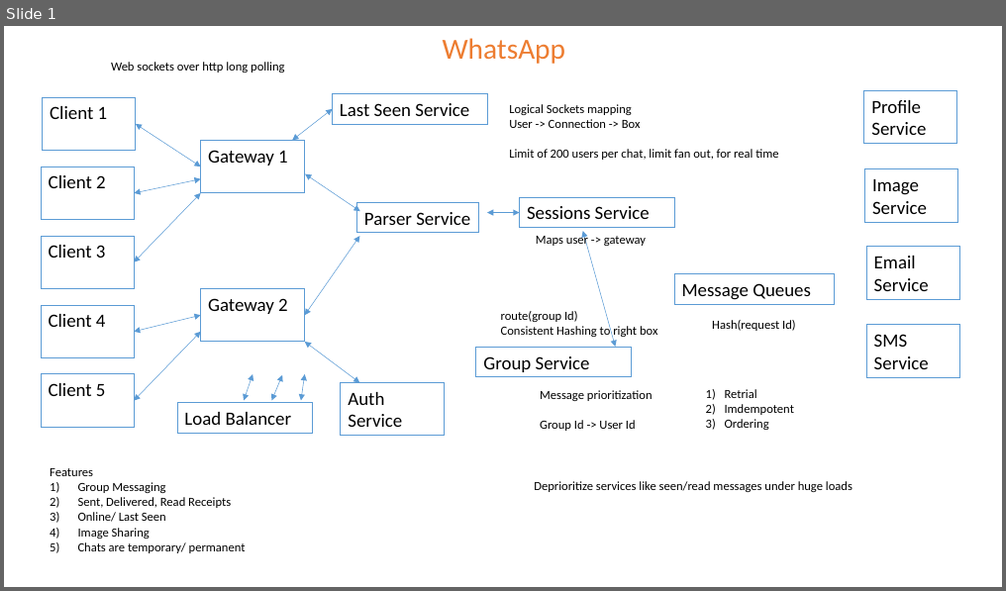
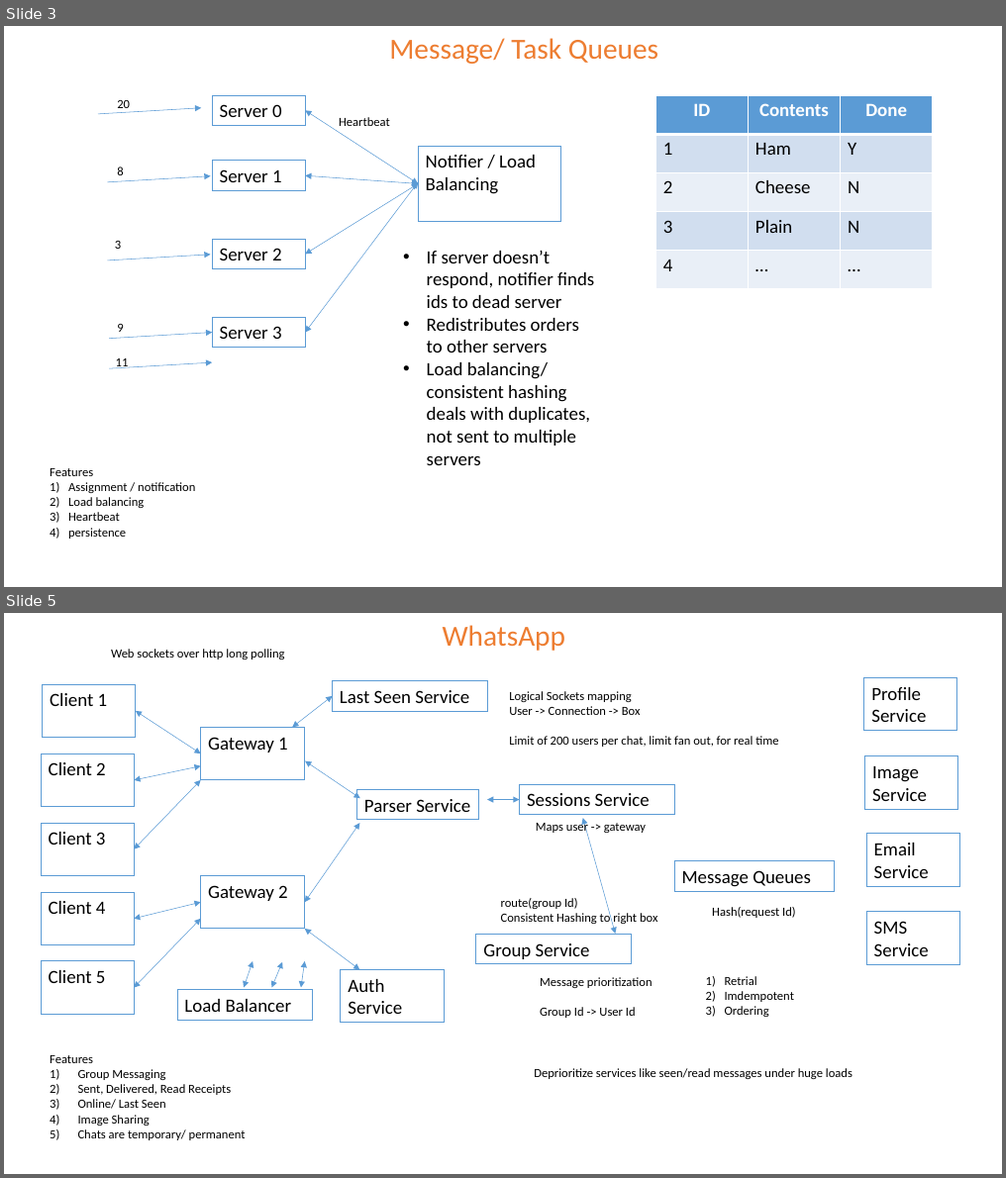
Before and after one commit to the-potato-man/Leetcode, a slide deck: design/System Design Notes.pptx. Shown one above the other, each under a label of ours: slide 1 before the commit, slides 3 and 5 after it; the slides between them are not shown. The pictures are 1006x591 and 1006x1178 pixels, drawn with LibreOffice and Linux fonts; fonts in the diff are those of the drawing. Boxes give left, top, right and bottom in pixels: in the first picture for what was removed or moved away, otherwise in the second. Text is boxed around its words. In the diff, an @@ line names an element or a change of style, - is before the commit and + after.

```diff
--- a/design/System Design Notes.pptx
+++ b/design/System Design Notes.pptx
@@ slide 3 added at [4, 26, 1002, 587], background #FFFFFF @@
@@ text added at [389, 38, 658, 64], 28 pt, text #ED7D31 @@
+Message/ Task Queues
@@ arrow added from (98, 114) to (202, 107), #5B9BD5 0.5 pt @@
@@ text added at [117, 100, 130, 108], 12 pt, text #000000 @@
+20
@@ rectangle added at [212, 95, 305, 126], outline #5B9BD5 0.75 pt, 18 pt, text #000000 @@
+Server 0
@@ double arrow added from (305, 110) to (418, 184), #5B9BD5 0.5 pt @@
@@ table added at [656, 95, 933, 289], 5 rows, 3 columns @@
+ID | Contents | Done
+1 | Ham | Y
+2 | Cheese | N
+3 | Plain | N
+4 | … | …
@@ text added at [339, 117, 390, 126], 12 pt, text #000000 @@
+Heartbeat
@@ text added at [117, 167, 123, 175], 12 pt, text #000000 @@
+8
@@ rectangle added at [212, 161, 305, 190], outline #5B9BD5 0.75 pt, 18 pt, text #000000 @@
+Server 1
@@ rectangle added at [418, 146, 561, 221], outline #5B9BD5 0.75 pt, 18 pt, text #000000 @@
+Notifier / Load Balancing
@@ arrow added from (107, 182) to (211, 176), #5B9BD5 0.5 pt @@
@@ double arrow added from (305, 175) to (418, 184), #5B9BD5 0.5 pt @@
@@ double arrow added from (305, 255) to (418, 184), #5B9BD5 0.5 pt @@
@@ double arrow added from (305, 332) to (418, 182), #5B9BD5 0.5 pt @@
@@ arrow added from (107, 261) to (211, 255), #5B9BD5 0.5 pt @@
@@ text added at [115, 241, 121, 249], 12 pt, text #000000 @@
+3
@@ rectangle added at [212, 240, 305, 270], outline #5B9BD5 0.75 pt, 18 pt, text #000000 @@
+Server 2
@@ text added at [427, 251, 594, 466], 18 pt, text #000000 @@
+• If server doesn’t respond, notifier finds ids to dead server
+• Redistributes orders to other servers
+• Load balancing/ consistent hashing deals with duplicates, not sent to multiple servers
@@ rectangle added at [212, 317, 305, 347], outline #5B9BD5 0.75 pt, 18 pt, text #000000 @@
+Server 3
@@ arrow added from (109, 339) to (212, 332), #5B9BD5 0.5 pt @@
@@ text added at [117, 324, 123, 332], 12 pt, text #000000 @@
+9
@@ arrow added from (109, 369) to (212, 363), #5B9BD5 0.5 pt @@
@@ text added at [116, 359, 129, 369], 12 pt, text #000000 @@
+11
@@ text added at [50, 469, 195, 539], 12 pt, text #000000 @@
+Features
+1) Assignment / notification
+2) Load balancing
+3) Heartbeat
+4) persistence
@@ what was slide 1 is now slide 5 @@
```
Also in this commit, not shown: 3 other slides added.
